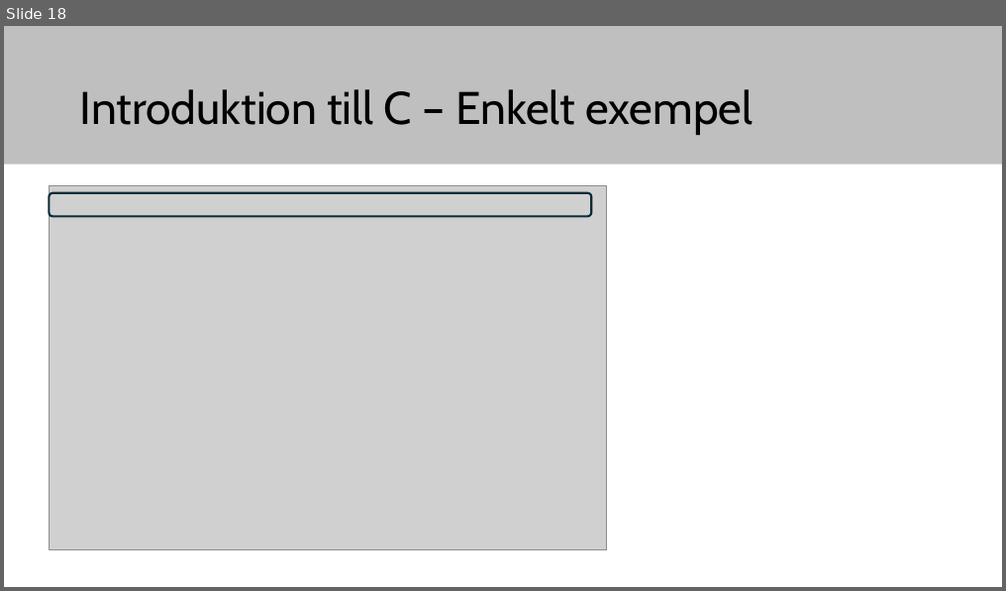
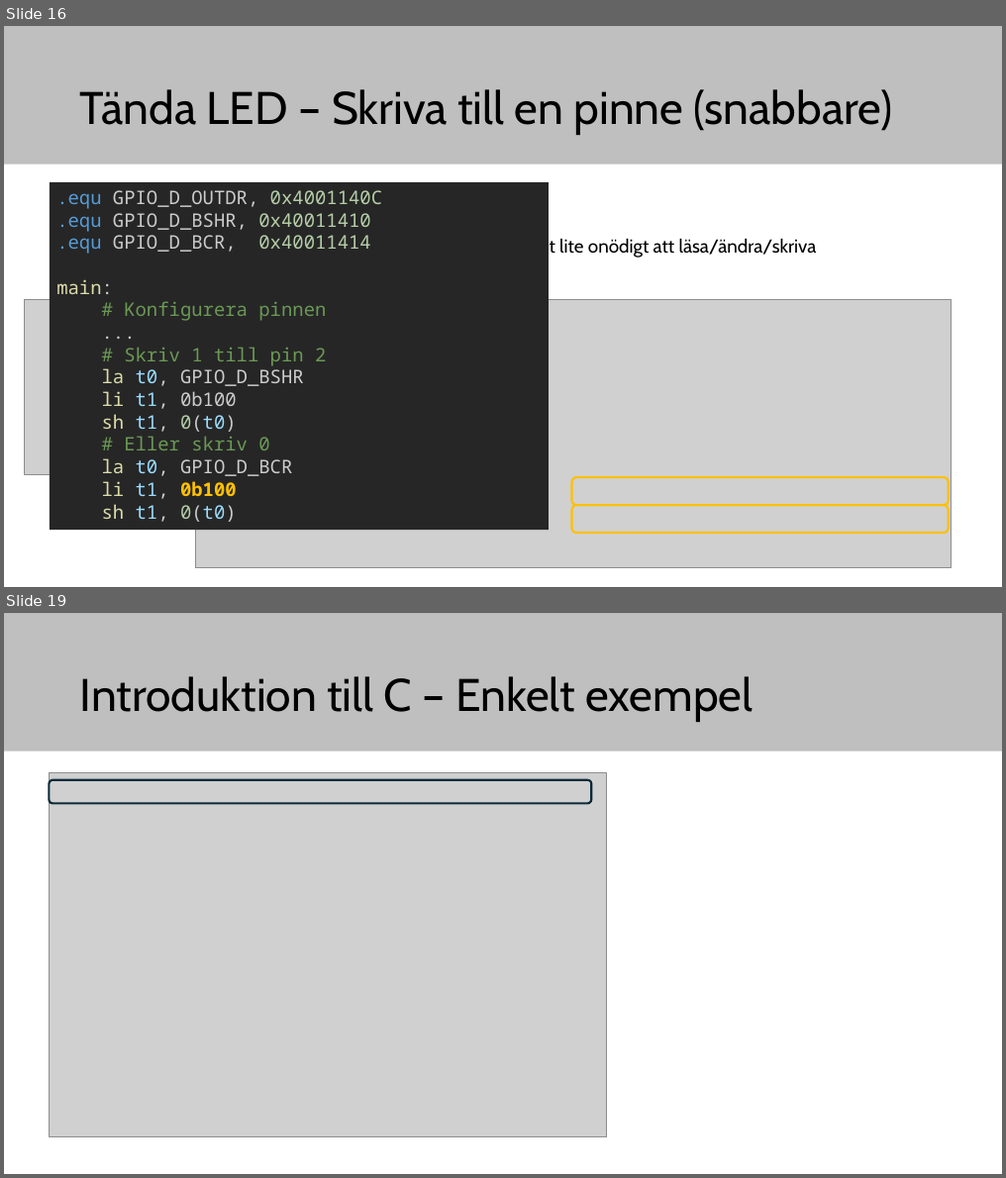
Before and after one commit to elias-at-chalmers/mop-lecture_notes-mirror, a slide deck: slides/lecture04-intro-gpio-c.pptx. Shown one above the other, each under a label of ours: slide 18 before the commit, slides 16 and 19 after it; the slides between them are not shown. The pictures are 1006x591 and 1006x1178 pixels, drawn with LibreOffice and Linux fonts; fonts in the diff are those of the drawing; grey boxes stand for pictures. Boxes give left, top, right and bottom in pixels: in the first picture for what was removed or moved away, otherwise in the second. Text is boxed around its words. In the diff, an @@ line names an element or a change of style, - is before the commit and + after.

```diff
--- a/slides/lecture04-intro-gpio-c.pptx
+++ b/slides/lecture04-intro-gpio-c.pptx
@@ slide 16 added at (x1=4, y1=26, x2=1002, y2=587), background #FFFFFF; not listed: 1 template element that a slide beside it also shows @@
@@ title added at (x1=80, y1=89, x2=892, y2=135), 44 pt, text #000000 @@
+Tända LED – Skriva till en pinne (snabbare)
@@ rectangle added at (x1=50, y1=182, x2=549, y2=530), fill #262626, 18 pt, text #CCCCCC @@
+.equ GPIO_D_OUTDR, 0x4001140C
+.equ GPIO_D_BSHR, 0x40011410
+.equ GPIO_D_BCR, 0x40011414
+main:
+# Konfigurera pinnen
+...
+# Skriv 1 till pin 2
+la t0, GPIO_D_BSHR
+li t1, 0b100
+sh t1, 0(t0)
+# Eller skriv 0
+la t0, GPIO_D_BCR
+li t1, 0b100
+sh t1, 0(t0)
@@ text added at (x1=271, y1=237, x2=817, y2=258), 18 pt, text #000000 @@
+Ibland behöver det gå fort. Då är det lite onödigt att läsa/ändra/skriva
@@ picture added at (x1=24, y1=299, x2=177, y2=474) @@
@@ picture added at (x1=195, y1=299, x2=951, y2=568) @@
@@ rounded rectangle added at (x1=572, y1=477, x2=948, y2=505), outline #FFC000 2 pt @@
@@ rounded rectangle added at (x1=572, y1=505, x2=948, y2=533), outline #FFC000 2 pt @@
@@ what was slide 18 is now slide 19 @@
```
Also in this commit, not shown: 6 slides changed, 4 other slides added, 3 slides removed, 1 other file.
